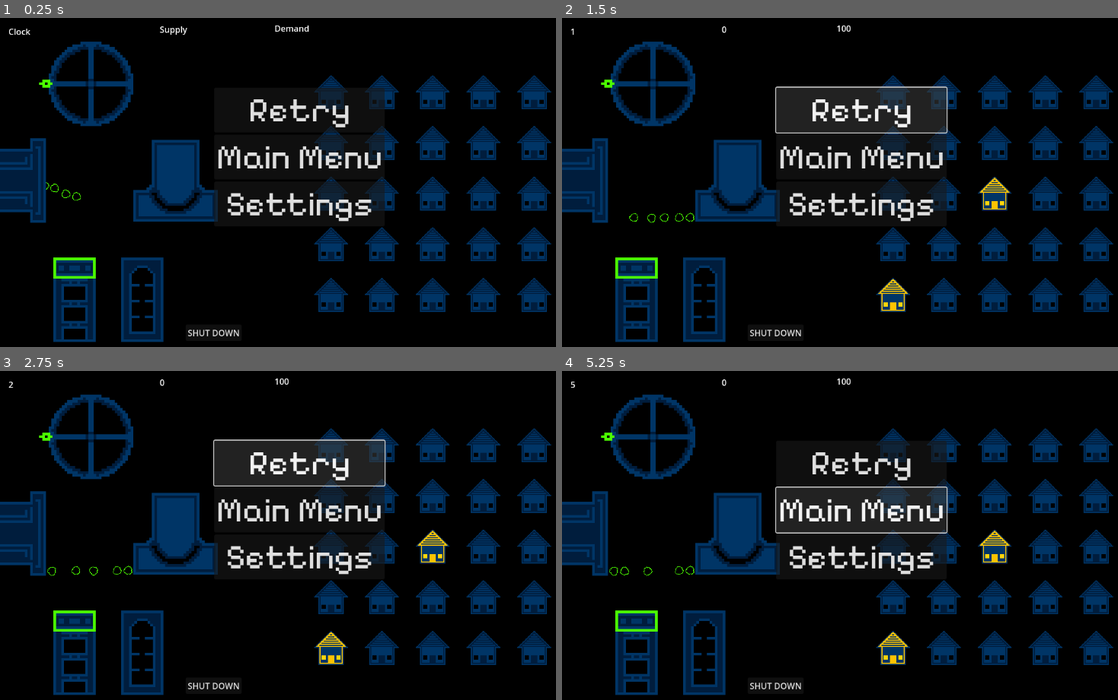
Above: before the commit, frames 1-4 (two rows, left to right).
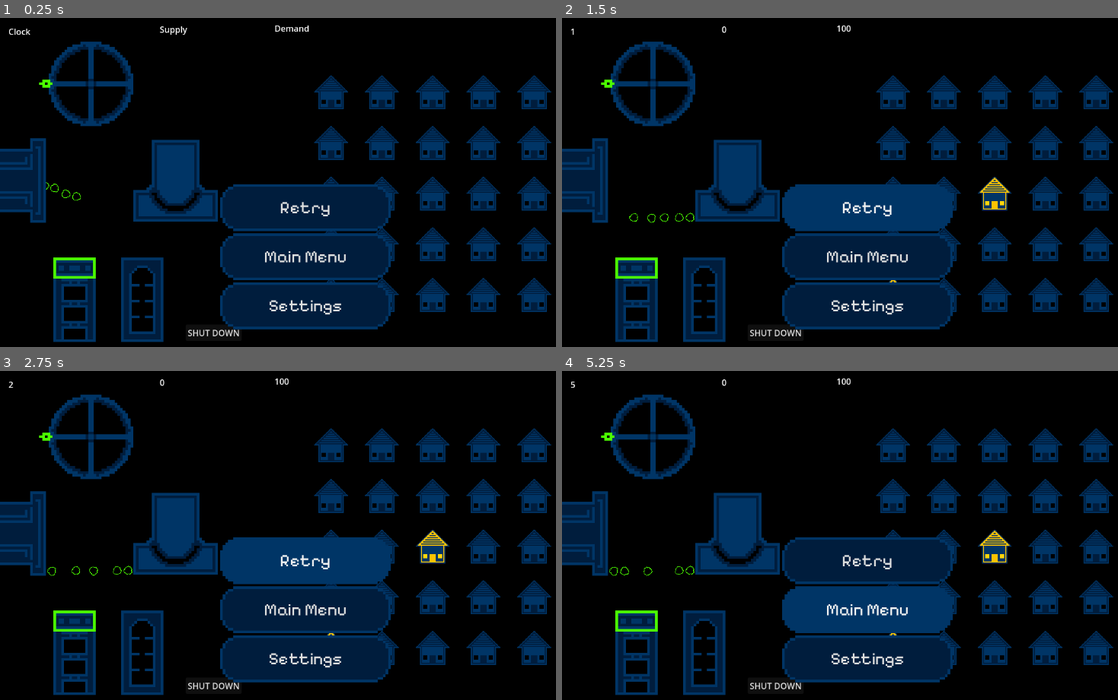
Above: after the commit, the same moments.

Repository: CWmain/BigModeGameJam2025
Game: Godot game, scene res://Levels/main_scene.tscn
The game is run twice, just before and just after one commit, with the same random seed, the same clock (stepped at 60 frames per second) and the same inputs.
Inputs:
- Up to frame 1 (0.25 s): no input
- Up to frame 2 (1.5 s): click "Retry" at 0.5 s; click "Retry" at 1.25 s
- Up to frame 3 (2.75 s): click "Retry" at 2 s
- Up to frame 4 (5.25 s): click "SHUT DOWN" at 2.75 s; click "SHUT DOWN" at 3.5 s; click "SHUT DOWN" at 4.25 s; click "Main Menu" at 5 s

The runs differ from the first frame. In frame 1, 14% of the frame differs, in the area x 38-71%, y 21-95%; in frame 2, 18%, in the area x 38-71%, y 20-95%; in frame 3, 18%; in frame 4, 17%.

Commit message:
Created custom button graphics for the menu

Diff:
--- /dev/null
+++ b/Themes/MenuButtons.tres
@@ -0,0 +1,71 @@
+[gd_resource type="Theme" load_steps=9 format=3 uid="uid://br0lkmc6eeu2c"]
+
+[ext_resource type="FontFile" uid="uid://vhgmniwlai3w" path="res://Themes/PixelifySans-VariableFont_wght.ttf" id="1_qiojh"]
+[ext_resource type="Texture2D" uid="uid://wp0pjefsljam" path="res://Themes/MenuButtonBackPlateBig.png" id="2_6dw34"]
+[ext_resource type="Texture2D" uid="uid://b1dvqhq3tw8j2" path="res://Themes/MenuButtonHover.png" id="2_y5e56"]
+
+[sub_resource type="StyleBoxFlat" id="StyleBoxFlat_h2fao"]
+content_margin_left = 4.0
+content_margin_top = 4.0
+content_margin_right = 4.0
+content_margin_bottom = 4.0
+bg_color = Color(0.1, 0.1, 0.1, 0.3)
+corner_radius_top_left = 3
+corner_radius_top_right = 3
+corner_radius_bottom_right = 3
+corner_radius_bottom_left = 3
+corner_detail = 5
+
+[sub_resource type="StyleBoxTexture" id="StyleBoxTexture_6aoko"]
+texture = ExtResource("2_y5e56")
+texture_margin_left = 30.0
+texture_margin_top = 30.0
+texture_margin_right = 30.0
+texture_margin_bottom = 30.0
+
+[sub_resource type="StyleBoxTexture" id="StyleBoxTexture_awwp4"]
+texture = ExtResource("2_y5e56")
+texture_margin_left = 30.0
+texture_margin_top = 30.0
+texture_margin_right = 30.0
+texture_margin_bottom = 30.0
+
+[sub_resource type="StyleBoxTexture" id="StyleBoxTexture_d0bet"]
+texture = ExtResource("2_6dw34")
+texture_margin_left = 25.0
+texture_margin_top = 25.0
+texture_margin_right = 25.0
+texture_margin_bottom = 25.0
+
+[sub_resource type="StyleBoxTexture" id="StyleBoxTexture_nn854"]
+texture = ExtResource("2_y5e56")
+texture_margin_left = 30.0
+texture_margin_top = 30.0
+texture_margin_right = 30.0
+texture_margin_bottom = 30.0
+
+[resource]
+default_font = ExtResource("1_qiojh")
+Button/colors/font_color = Color(0.875, 0.875, 0.875, 1)
+Button/colors/font_disabled_color = Color(0.875, 0.875, 0.875, 0.5)
+Button/colors/font_focus_color = Color(0.95, 0.95, 0.95, 1)
+Button/colors/font_hover_color = Color(0.95, 0.95, 0.95, 1)
+Button/colors/font_hover_pressed_color = Color(1, 1, 1, 1)
+Button/colors/font_outline_color = Color(1, 1, 1, 1)
+Button/colors/font_pressed_color = Color(1, 1, 1, 1)
+Button/colors/icon_disabled_color = Color(1, 1, 1, 0.4)
+Button/colors/icon_focus_color = Color(1, 1, 1, 1)
+Button/colors/icon_hover_color = Color(1, 1, 1, 1)
+Button/colors/icon_hover_pressed_color = Color(1, 1, 1, 1)
+Button/colors/icon_normal_color = Color(1, 1, 1, 1)
+Button/colors/icon_pressed_color = Color(1, 1, 1, 1)
+Button/constants/h_separation = 4
+Button/constants/icon_max_width = 0
+Button/constants/outline_size = 0
+Button/font_sizes/font_size = 32
+Button/fonts/font = ExtResource("1_qiojh")
+Button/styles/disabled = SubResource("StyleBoxFlat_h2fao")
+Button/styles/focus = SubResource("StyleBoxTexture_6aoko")
+Button/styles/hover = SubResource("StyleBoxTexture_awwp4")
+Button/styles/normal = SubResource("StyleBoxTexture_d0bet")
+Button/styles/pressed = SubResource("StyleBoxTexture_nn854")
--- /dev/null
+++ b/Themes/new_style_box_texture.tres
@@ -0,0 +1,10 @@
+[gd_resource type="StyleBoxTexture" load_steps=2 format=3 uid="uid://dl6vy2jpwogn"]
+
+[ext_resource type="Texture2D" uid="uid://wp0pjefsljam" path="res://Themes/MenuButtonBackPlateBig.png" id="1_anfwi"]
+
+[resource]
+texture = ExtResource("1_anfwi")
+texture_margin_left = 30.0
+texture_margin_top = 30.0
+texture_margin_right = 30.0
+texture_margin_bottom = 30.0
--- a/UI/GameOver/game_over_screen.tscn
+++ b/UI/GameOver/game_over_screen.tscn
@@ -1,10 +1,6 @@
-[gd_scene load_steps=3 format=3 uid="uid://64sh36xwdjgq"]
+[gd_scene load_steps=2 format=3 uid="uid://64sh36xwdjgq"]
 
-[ext_resource type="FontFile" uid="uid://vhgmniwlai3w" path="res://Fonts/PixelifySans-VariableFont_wght.ttf" id="1_iivvt"]
-
-[sub_resource type="Theme" id="Theme_nkkt2"]
-default_font = ExtResource("1_iivvt")
-default_font_size = 64
+[ext_resource type="Theme" uid="uid://br0lkmc6eeu2c" path="res://Themes/MenuButtons.tres" id="1_gk2el"]
 
 [node name="GameOverScreen" type="Control"]
 layout_mode = 3
@@ -15,14 +11,14 @@
 offset_right = 1.0
 grow_horizontal = 2
 grow_vertical = 2
-theme = SubResource("Theme_nkkt2")
 
 [node name="MenuItems" type="VBoxContainer" parent="."]
 layout_mode = 0
-offset_left = 404.0
-offset_top = 132.0
-offset_right = 444.0
-offset_bottom = 172.0
+offset_left = 415.0
+offset_top = 315.0
+offset_right = 738.0
+offset_bottom = 578.0
+theme = ExtResource("1_gk2el")
 
 [node name="Retry" type="Button" parent="MenuItems"]
 layout_mode = 2
Binary file added: Themes/MenuButtonBackPlate.png
Not shown, added: Themes/MenuButtonBackPlate.png.import
Binary file added: Themes/MenuButtonBackPlateBig.png
Not shown, added: Themes/MenuButtonBackPlateBig.png.import
Binary file added: Themes/MenuButtonHover.png
Not shown, added: Themes/MenuButtonHover.png.import
Renamed: Fonts/PixelifySans-VariableFont_wght.ttf -> Themes/PixelifySans-VariableFont_wght.ttf
Not shown, changed: Themes/PixelifySans-VariableFont_wght.ttf.import
